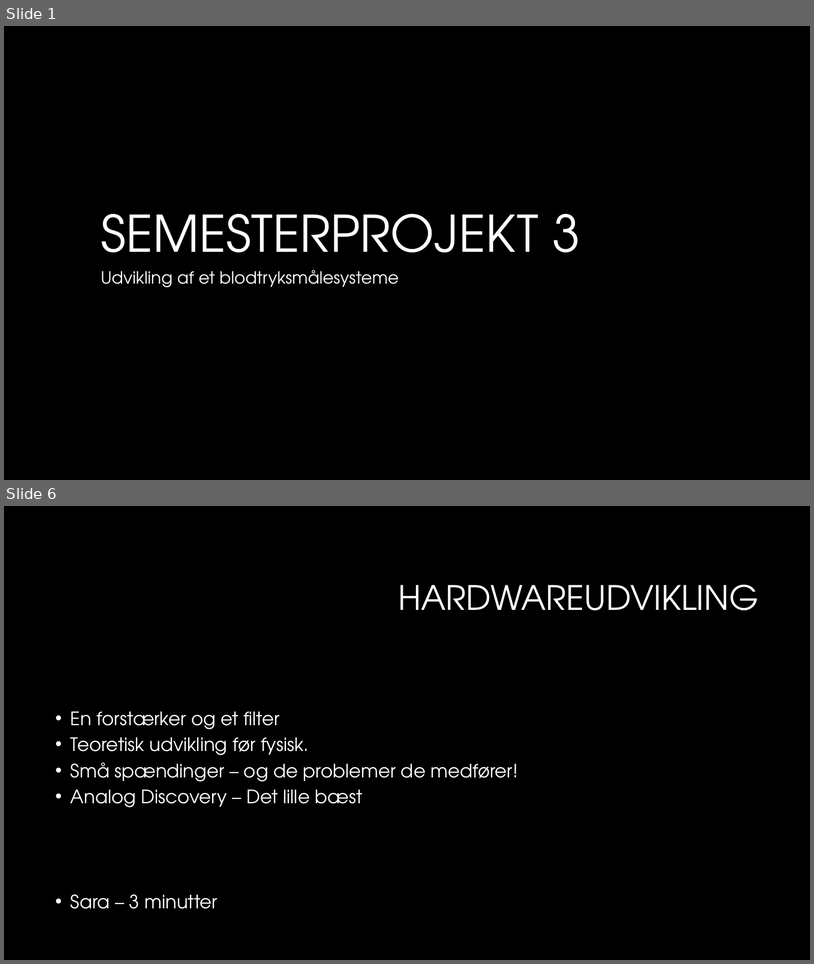
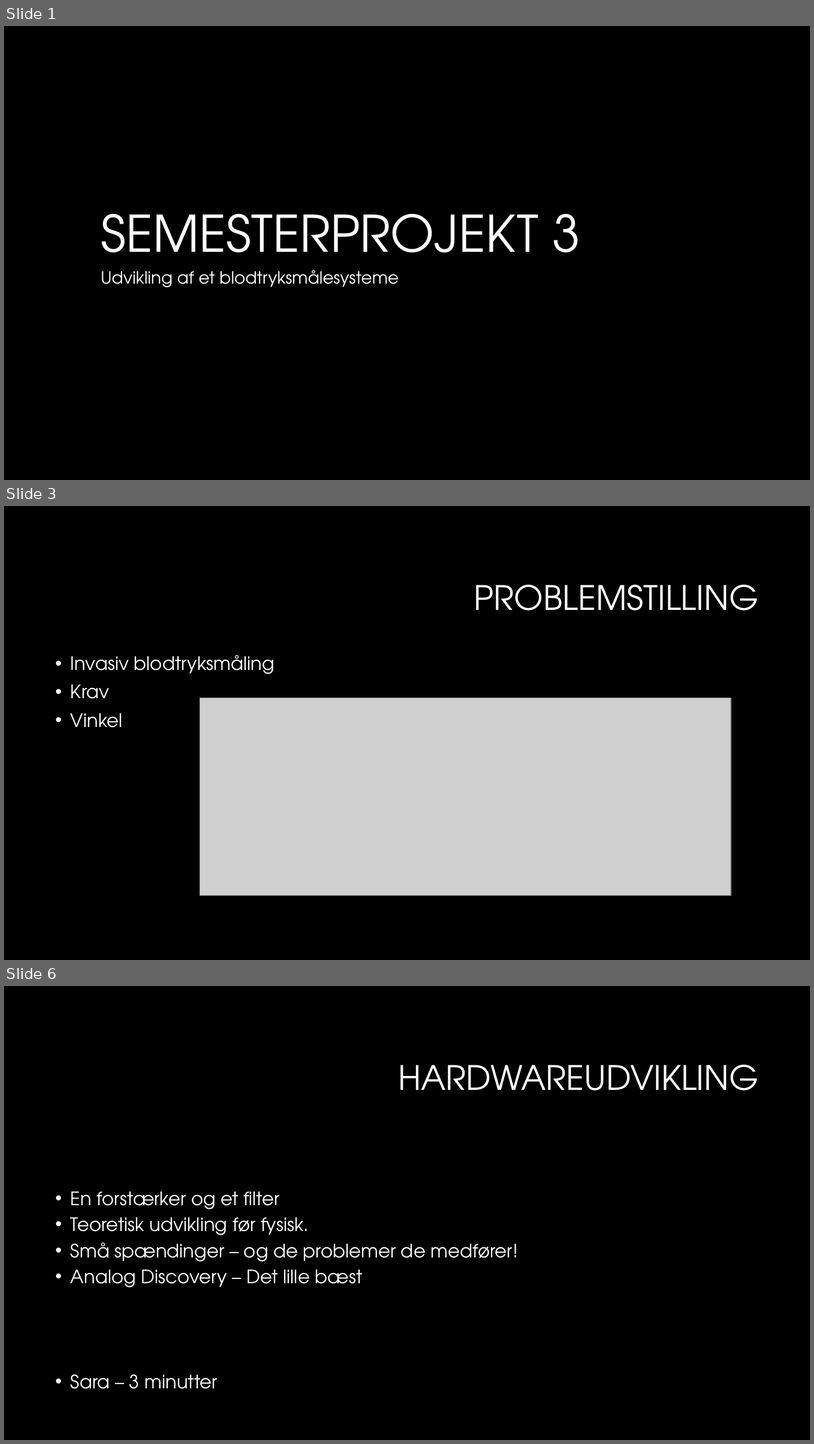
Before and after one commit to sarakirkeby/Semester-Projekt-3, a slide deck: Bifiler til projekt/Semesterprojekt 3.pptx. Shown one above the other, each under a label of ours: slides 1 and 6 before the commit, slides 1, 3 and 6 after it; the slides between them are not shown. The pictures are 814x964 and 814x1444 pixels, drawn with LibreOffice and Linux fonts; fonts in the diff are those of the drawing; grey boxes stand for pictures; background and template pictures are left out. Boxes give left, top, right and bottom in pixels: in the first picture for what was removed or moved away, otherwise in the second. Text is boxed around its words. In the diff, an @@ line names an element or a change of style, - is before the commit and + after.

```diff
--- a/Bifiler til projekt/Semesterprojekt 3.pptx
+++ b/Bifiler til projekt/Semesterprojekt 3.pptx
@@ slide 3 added at [4, 506, 810, 960], background #000000 @@
@@ title added at [474, 585, 759, 610], 40 pt, text #FFFFFF @@
+PROBLEMSTILLING
@@ text added at [71, 655, 275, 727], 22 pt, text #FFFFFF @@
+• Invasiv blodtryksmåling
+• Krav
+• Vinkel
@@ picture added at [200, 698, 731, 895] @@
```
Also in this commit, not shown: 1 slide changed, 2 other slides added, 3 slides removed.
